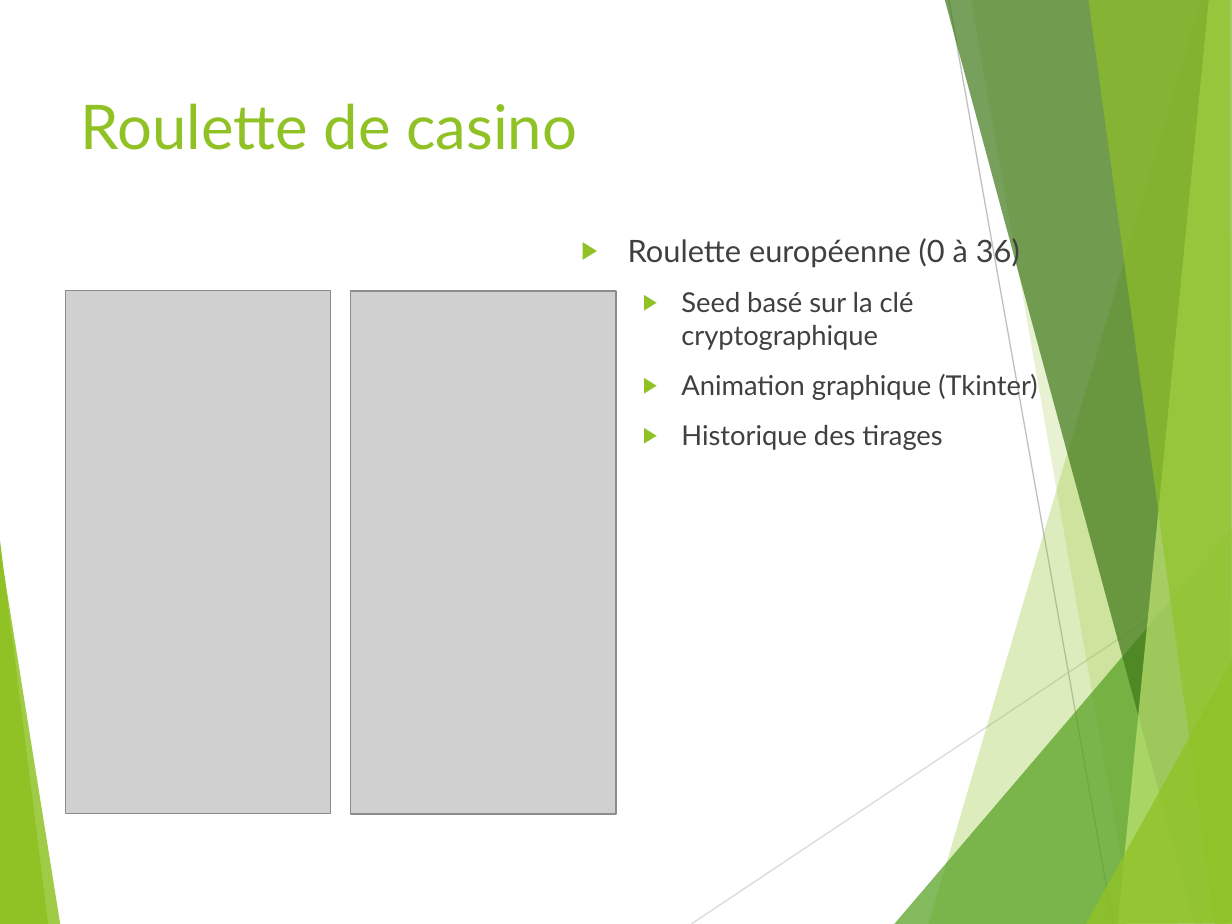
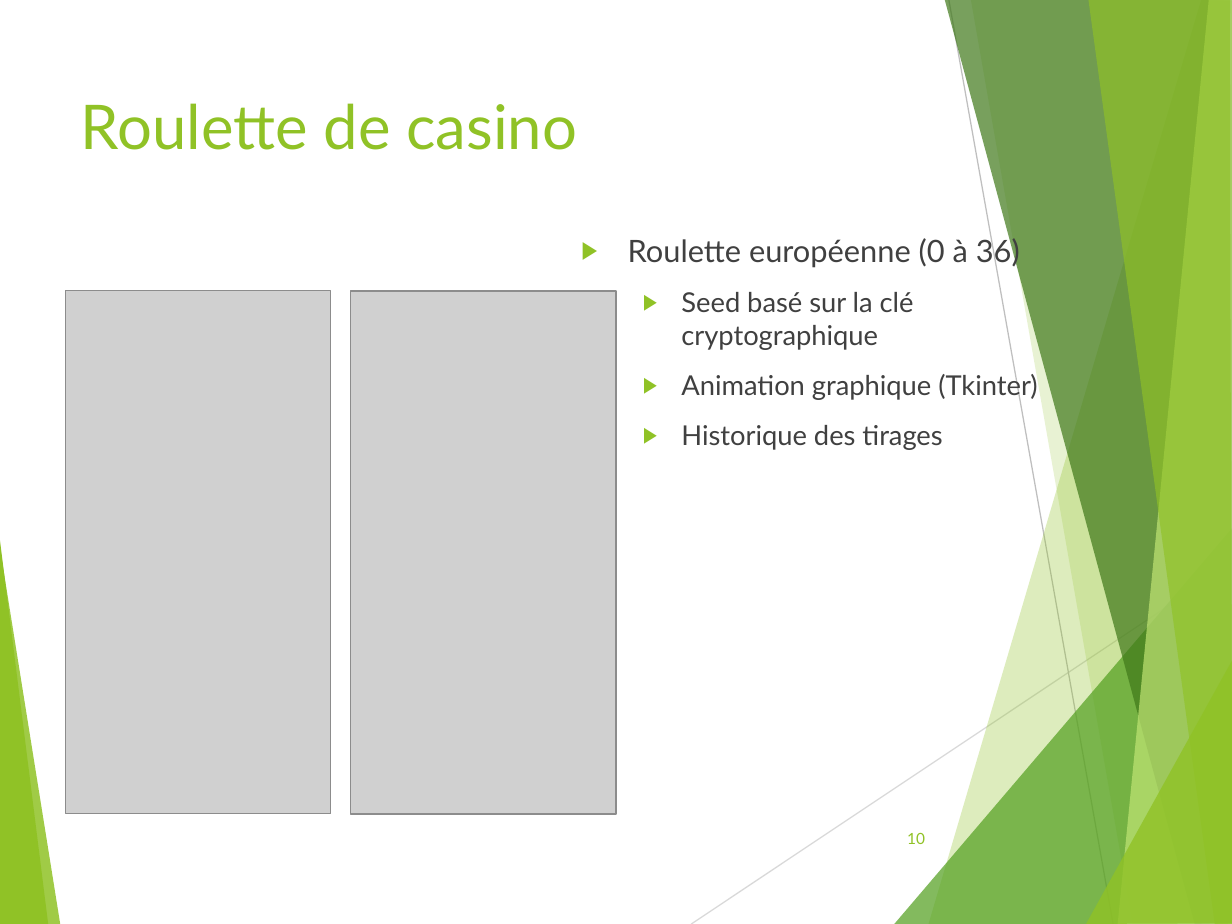
Before and after one commit to thorbeorn/EPSI-M1-Cryptographie-Chiffrement-Entropy-generator, a slide deck: slide 10 of présentation.pptx (slide 8 before the commit). Drawn at 1232x924 pixels with LibreOffice and Linux fonts; fonts in the diff are those of the drawing; grey boxes stand for pictures. Boxes give left, top, right and bottom in pixels: in the first picture for what was removed or moved away, otherwise in the second. Text is boxed around its words. In the diff, an @@ line names an element or a change of style, - is before the commit and + after.

```diff
--- a/présentation.pptx
+++ b/présentation.pptx
@@ page number added at (907, 833, 925, 844), 9 pt, text #90C226 @@
+10
```
Also in this commit, not shown: 8 other slides changed, 2 slides added.
